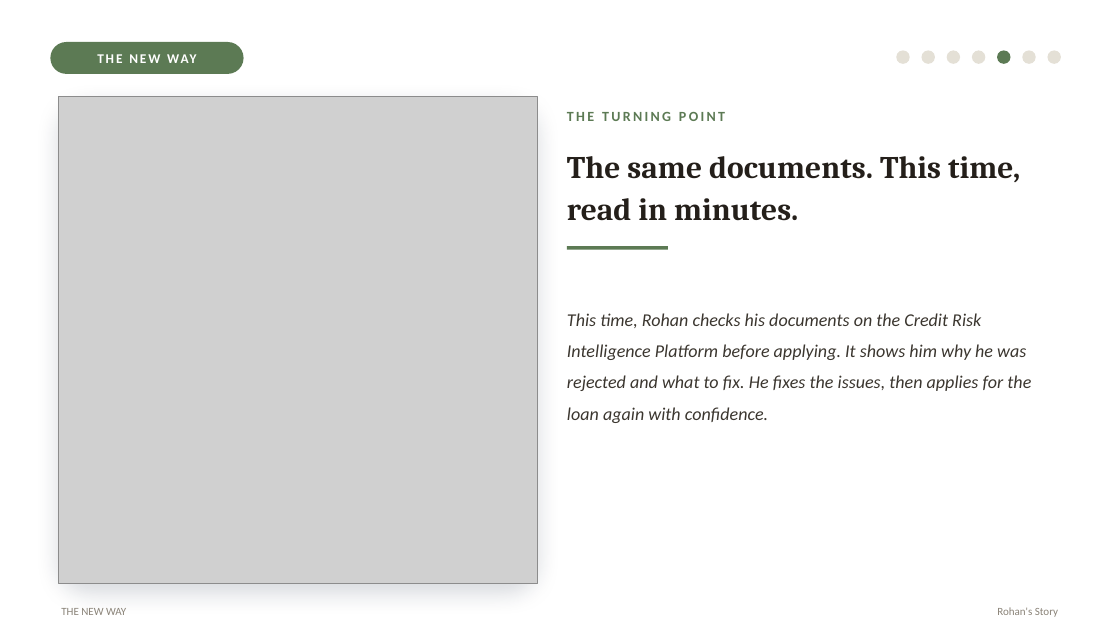
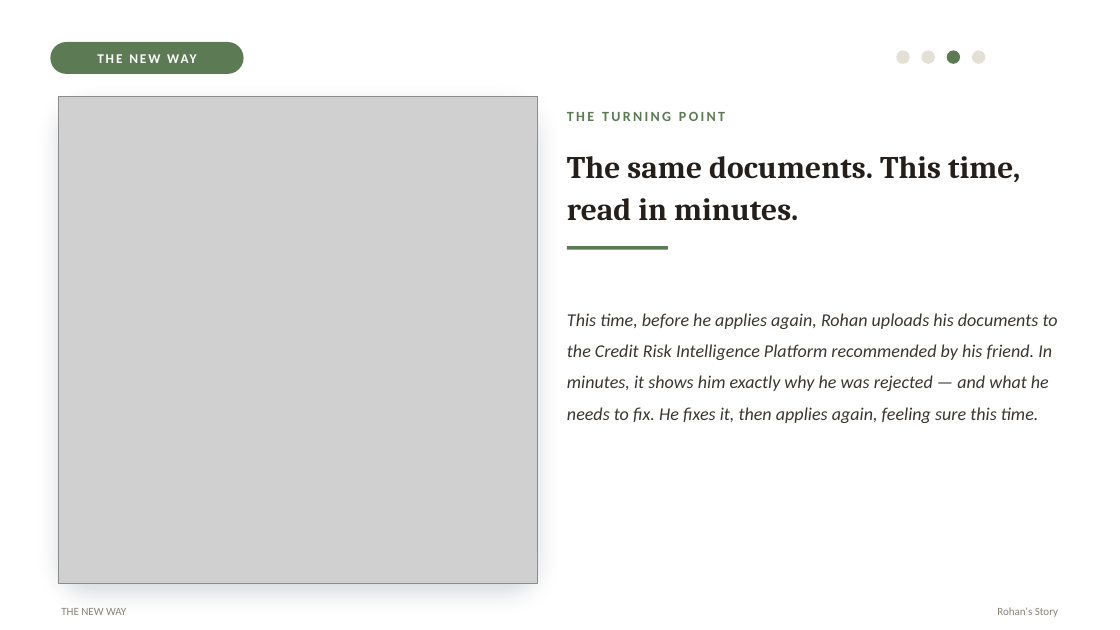
Before and after one commit to Chaurasiyakash0136/EY-Training-2026, a slide deck: slide 5 of Capstone_Project/Credit-Risk-Intelligence-Platform/docs/Project_Documents/Credit_Risk_Platform_Capstone_project.pptx (slide 7 before the commit). Drawn at 1120x630 pixels with LibreOffice and Linux fonts; fonts in the diff are those of the drawing; grey boxes stand for pictures. Boxes give left, top, right and bottom in pixels: in the first picture for what was removed or moved away, otherwise in the second. Text is boxed around its words. In the diff, an @@ line names an element or a change of style, - is before the commit and + after.

```diff
--- a/Capstone_Project/Credit-Risk-Intelligence-Platform/docs/Project_Documents/Credit_Risk_Platform_Capstone_project.pptx
+++ b/Capstone_Project/Credit-Risk-Intelligence-Platform/docs/Project_Documents/Credit_Risk_Platform_Capstone_project.pptx
@@ ellipse at (946, 50, 960, 64): fill #E4E0D6 to #5C7A54 @@
@@ ellipse removed at (997, 50, 1010, 64) @@
@@ ellipse removed at (1023, 50, 1036, 64) @@
@@ ellipse removed at (1047, 50, 1061, 64) @@
@@ text at (567, 313, 1058, 423): text changed @@
-This time, Rohan checks his documents on the Credit Risk Intelligence Platform before applying. It shows him why he was rejected and what to fix. He fixes the issues, then applies for the loan again with confidence.
+This time, before he applies again, Rohan uploads his documents to the Credit Risk Intelligence Platform recommended by his friend. In minutes, it shows him exactly why he was rejected — and what he needs to fix. He fixes it, then applies again, feeling sure this time.
```
Also in this commit, not shown: 4 other slides changed, 1 slide added, 2 slides removed.
